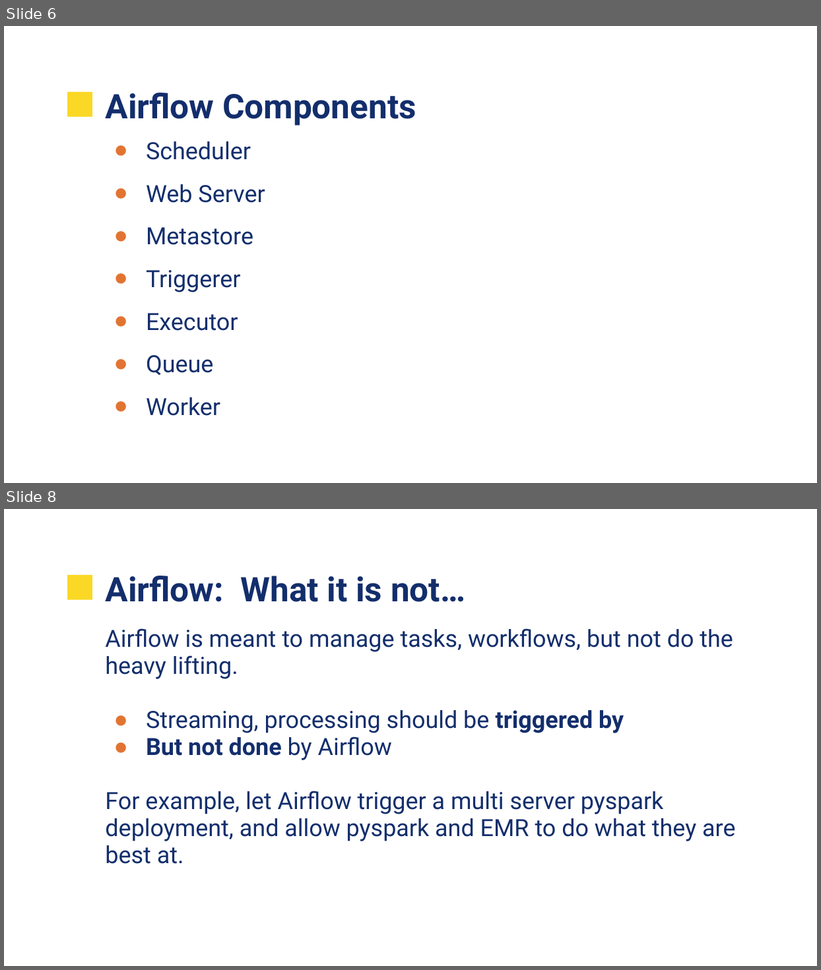
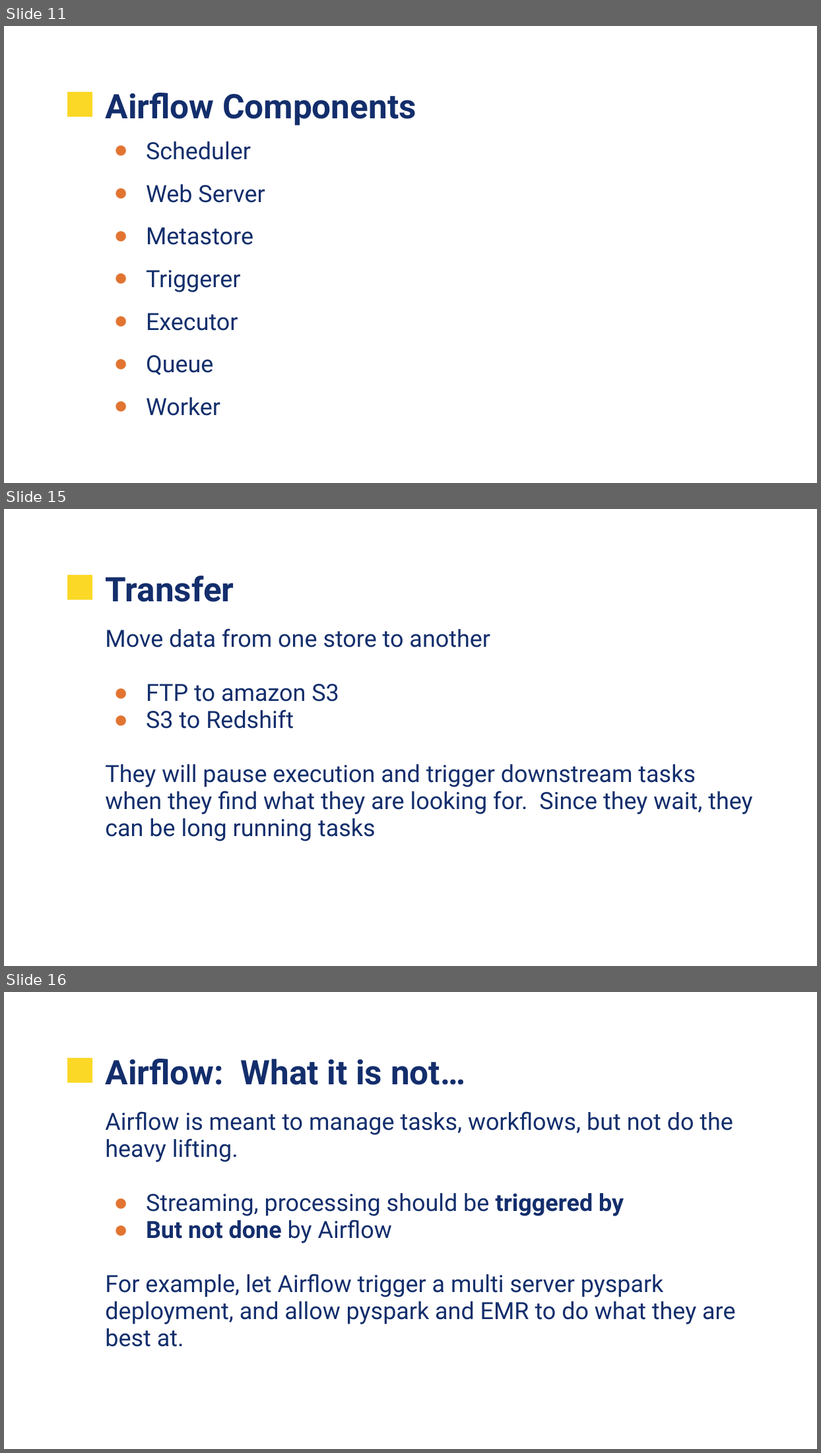
Before and after one commit to UVADS/data_engineering, a slide deck: 09_lte1_airflow/UVA-Airflow.pptx. Shown one above the other, each under a label of ours: slides 6 and 8 before the commit, slides 11, 15 and 16 after it; the slides between them are not shown. The pictures are 821x970 and 821x1453 pixels, drawn with LibreOffice and Linux fonts; fonts in the diff are those of the drawing; background and template pictures are left out. Boxes give left, top, right and bottom in pixels: in the first picture for what was removed or moved away, otherwise in the second. Text is boxed around its words. In the diff, an @@ line names an element or a change of style, - is before the commit and + after.

```diff
--- a/09_lte1_airflow/UVA-Airflow.pptx
+++ b/09_lte1_airflow/UVA-Airflow.pptx
@@ slide 15 added at (4, 509, 817, 966), background picture (left out); not listed: 1 template element that a slide beside it also shows @@
@@ title added at (105, 576, 234, 602), 30 pt, text #132E6C, bold @@
+Transfer
@@ text added at (105, 628, 752, 842), 21 pt, text #132E6C @@
+Move data from one store to another
+● FTP to amazon S3
+● S3 to Redshift
+They will pause execution and trigger downstream tasks when they find what they are looking for. Since they wait, they can be long running tasks
@@ what was slide 6 is now slide 11 @@
@@ what was slide 8 is now slide 16 @@
```
Also in this commit, not shown: 3 slides changed, 10 other slides added, 1 slide removed.
